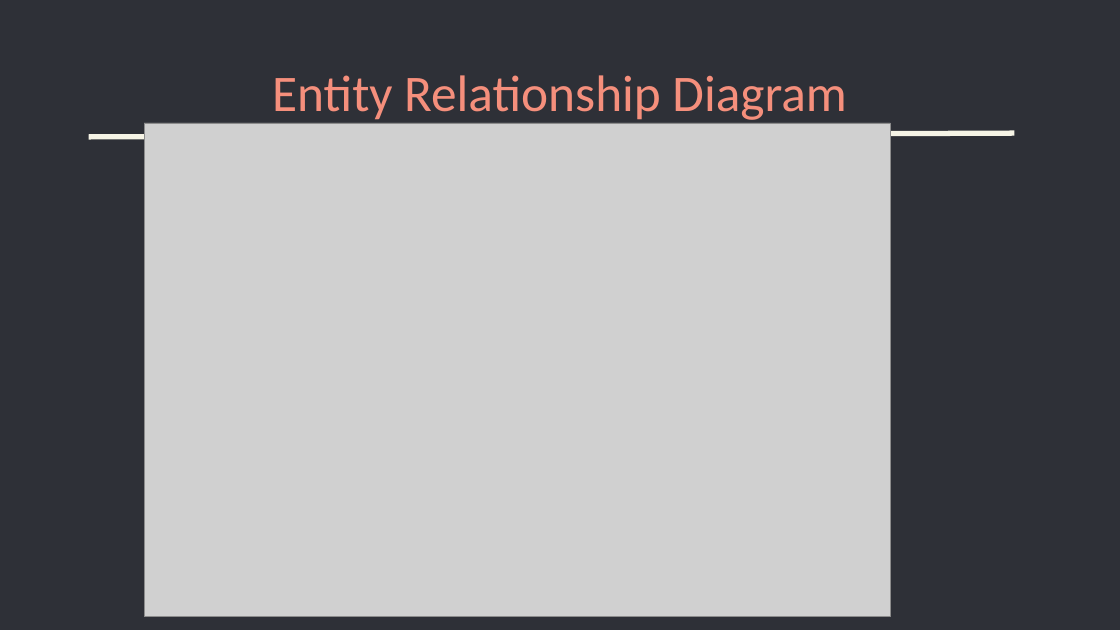
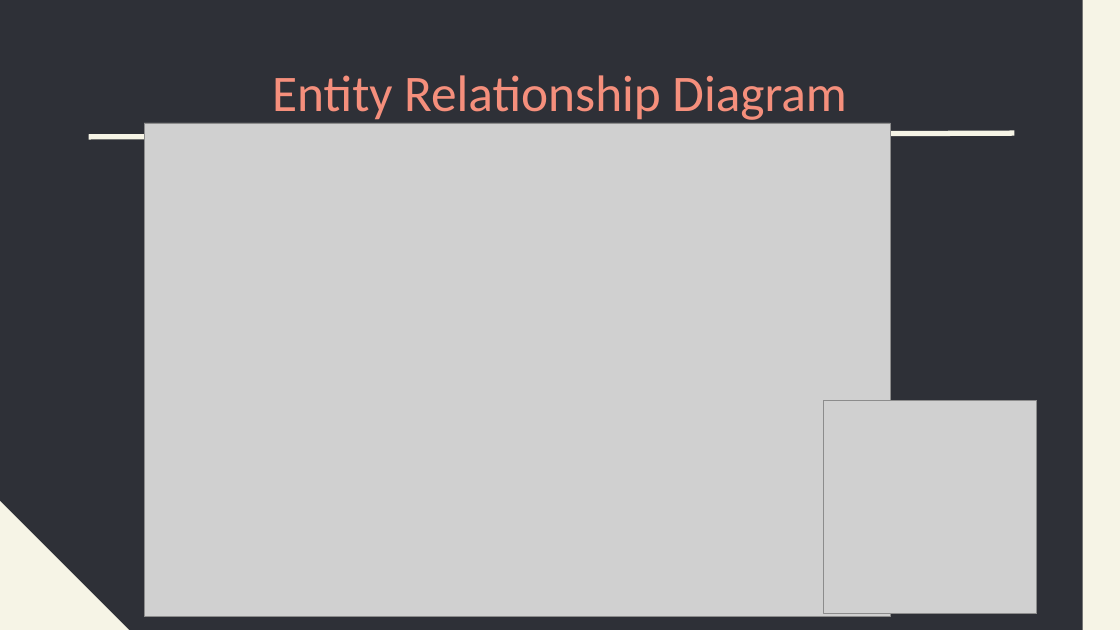
Before and after one commit to fathurdanu/l-note, a slide deck: slide 5 of l-note.pptx. Drawn at 1120x630 pixels with LibreOffice and Linux fonts; fonts in the diff are those of the drawing; grey boxes stand for pictures. Boxes give left, top, right and bottom in pixels: in the first picture for what was removed or moved away, otherwise in the second. Text is boxed around its words. In the diff, an @@ line names an element or a change of style, - is before the commit and + after.

```diff
--- a/l-note.pptx
+++ b/l-note.pptx
@@ rectangle added at box(1083, 0, 1120, 630), fill #F6F4E6 @@
@@ picture added at box(823, 401, 1037, 614) @@
@@ rectangle added at box(0, 484, 156, 630), fill #F6F4E6 @@
```
Also in this commit, not shown: 6 other slides changed, 5 other files.
